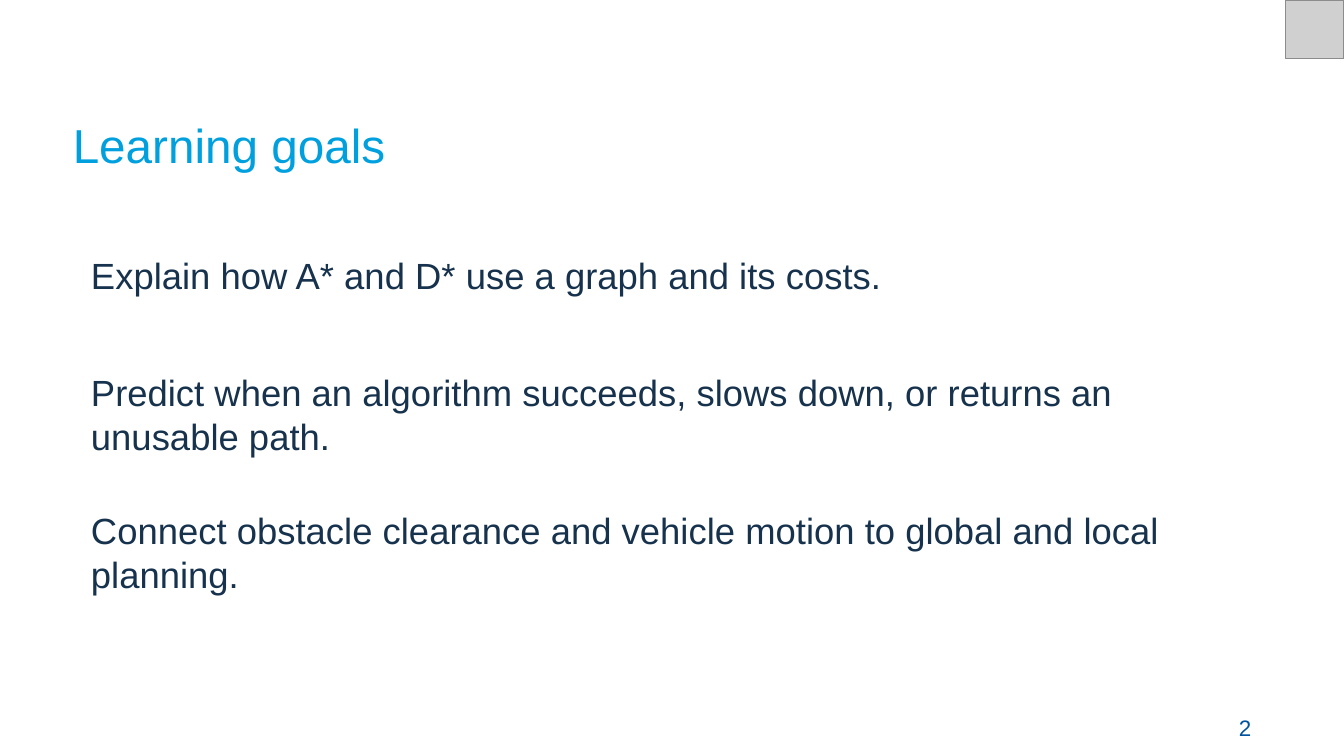
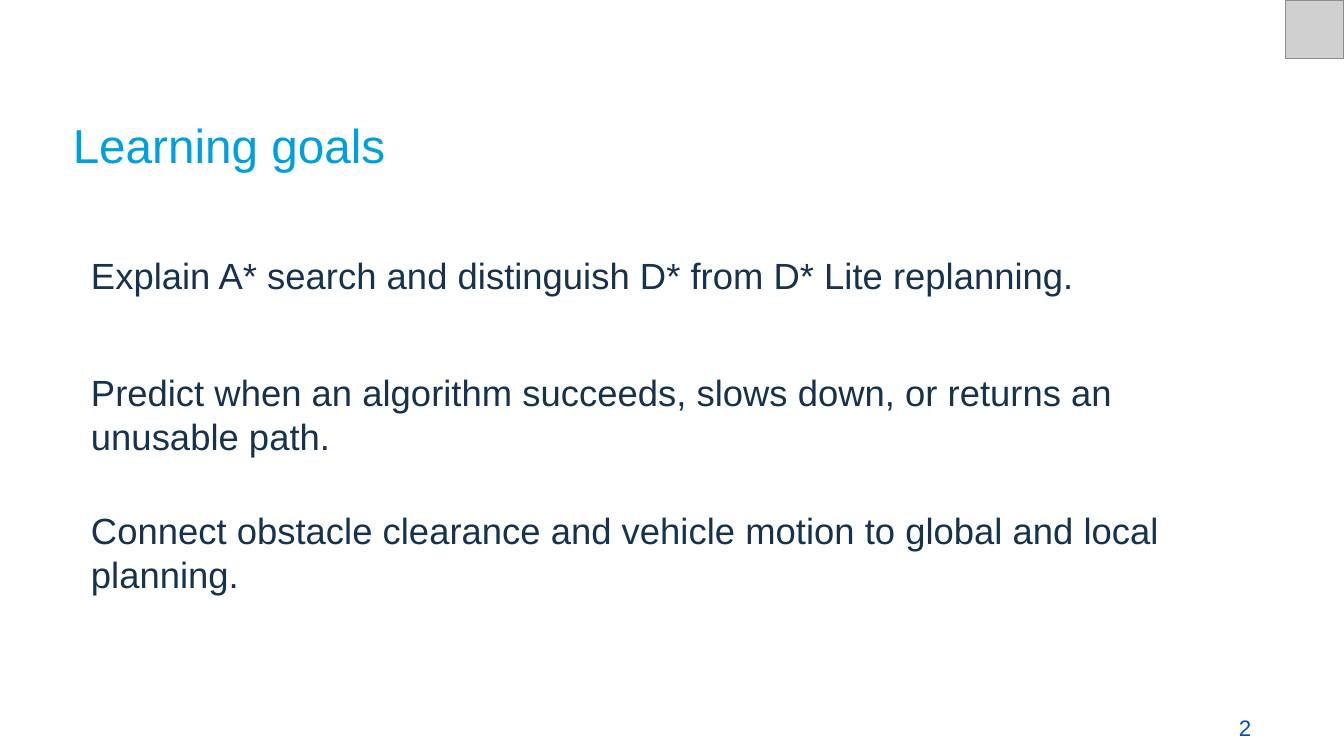
Before and after one commit to Croquembouche/Intro2AV-CourseContent, a slide deck: slide 2 of 2026/Presentations/Lecture 7 Path Planning for Autonomous Driving.pptx. Drawn at 1344x756 pixels with LibreOffice and Linux fonts; fonts in the diff are those of the drawing; grey boxes stand for pictures. Boxes give left, top, right and bottom in pixels: in the first picture for what was removed or moved away, otherwise in the second. Text is boxed around its words. In the diff, an @@ line names an element or a change of style, - is before the commit and + after.

```diff
--- a/2026/Presentations/Lecture 7 Path Planning for Autonomous Driving.pptx
+++ b/2026/Presentations/Lecture 7 Path Planning for Autonomous Driving.pptx
@@ text at (x1=91, y1=262, x2=1073, y2=297): text changed @@
-Explain how A* and D* use a graph and its costs.
+Explain A* search and distinguish D* from D* Lite replanning.
```
Also in this commit, not shown: 29 other slides changed, 5 slides added, 3 slides removed, 14 other files.
